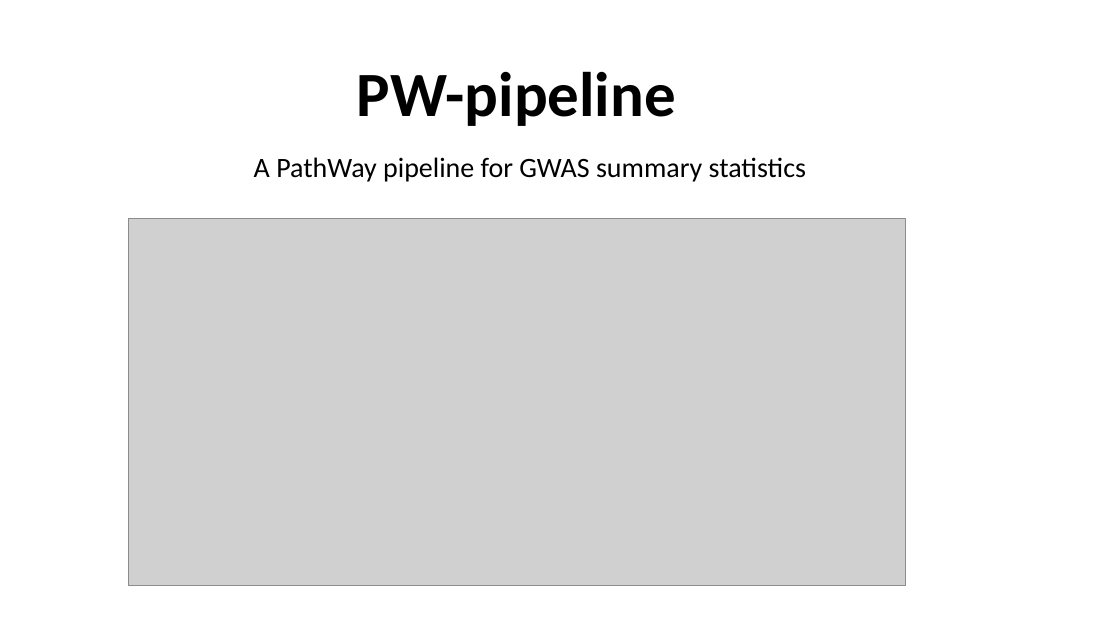
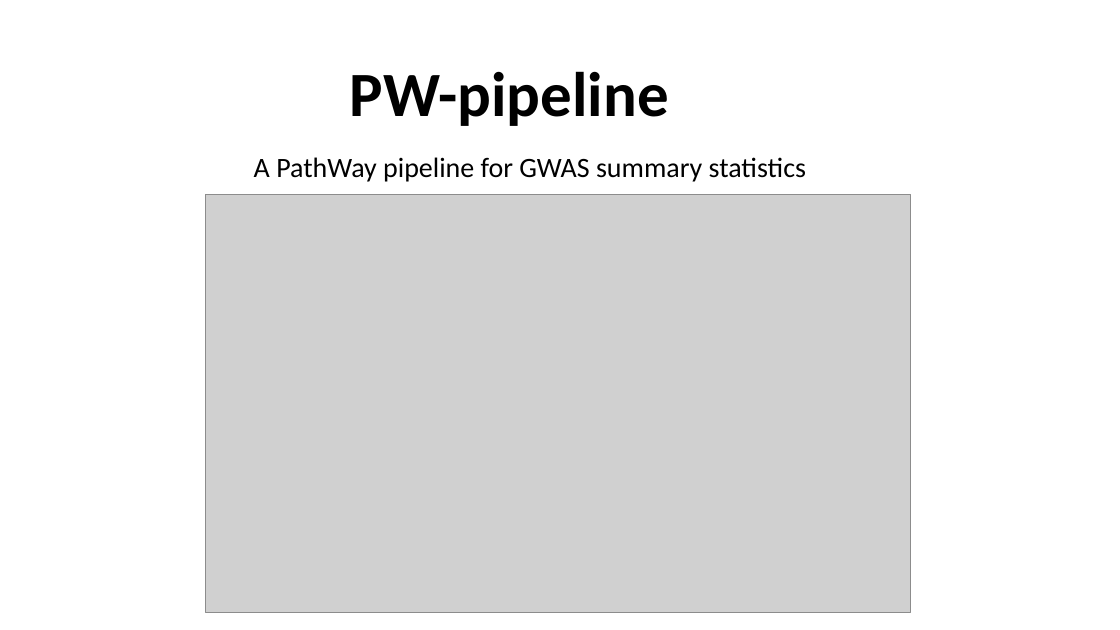
Before and after one commit to jinghuazhao/PW-pipeline, a slide deck: slide 1 of README.pptx. Drawn at 1120x630 pixels with LibreOffice and Linux fonts; fonts in the diff are those of the drawing; grey boxes stand for pictures. Boxes give left, top, right and bottom in pixels: in the first picture for what was removed or moved away, otherwise in the second. Text is boxed around its words. In the diff, an @@ line names an element or a change of style, - is before the commit and + after.

```diff
--- a/README.pptx
+++ b/README.pptx
@@ title "PW-pipeline": place and size @@
-title "PW-pipeline" at [357, 71, 676, 126]
+title "PW-pipeline" at [350, 71, 669, 126]
@@ picture: place and size @@
-picture at [128, 218, 905, 586]
+picture at [206, 194, 911, 612]
```
Also in this commit, not shown: 6 other slides changed, 1 slide added.
